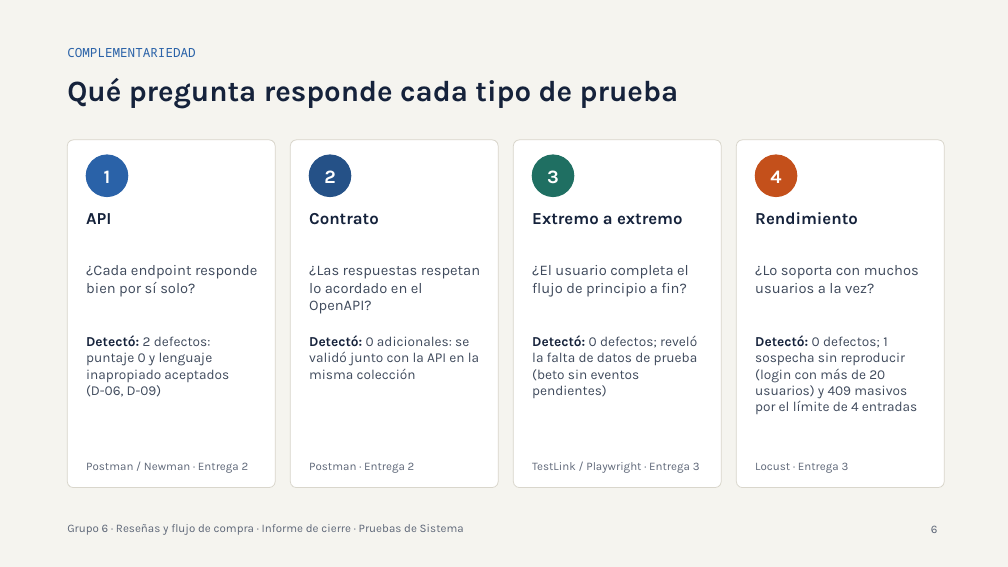
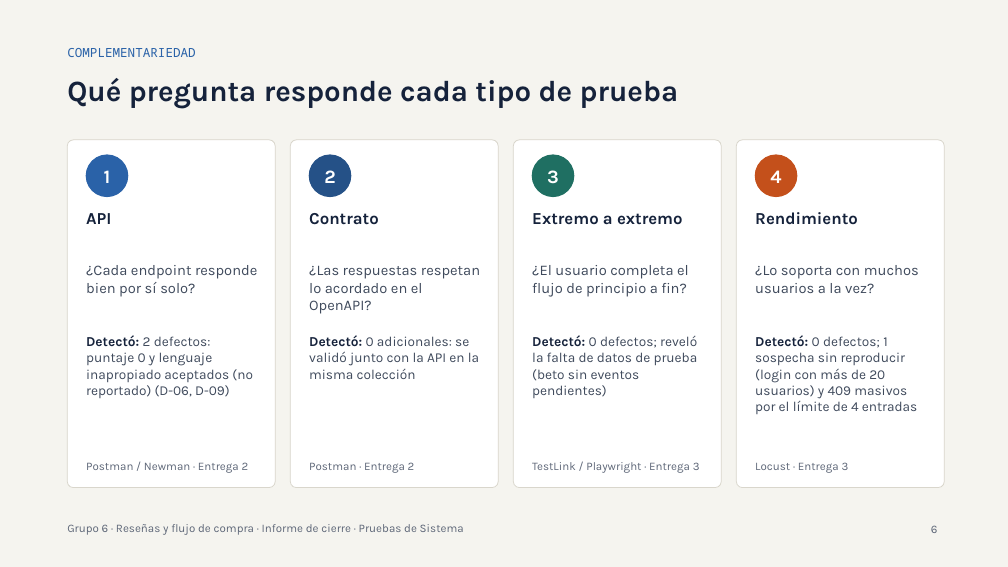
Before and after one commit to constanzadiaz03/PruebasdeSistemas-TicketU, a slide deck: slide 6 of document/Presentacion_Entrega3_Grupo6.pptx. Drawn at 1008x567 pixels with LibreOffice and Linux fonts; fonts in the diff are those of the drawing. Boxes give left, top, right and bottom in pixels: in the first picture for what was removed or moved away, otherwise in the second. Text is boxed around its words. In the diff, an @@ line names an element or a change of style, - is before the commit and + after.

```diff
--- a/document/Presentacion_Entrega3_Grupo6.pptx
+++ b/document/Presentacion_Entrega3_Grupo6.pptx
@@ text at (86,335,253,398): text changed @@
-Detectó: 2 defectos: puntaje 0 y lenguaje inapropiado aceptados (D-06, D-09)
+Detectó: 2 defectos: puntaje 0 y lenguaje inapropiado aceptados (no reportado) (D-06, D-09)
```
Also in this commit, not shown: 4 other slides changed.
